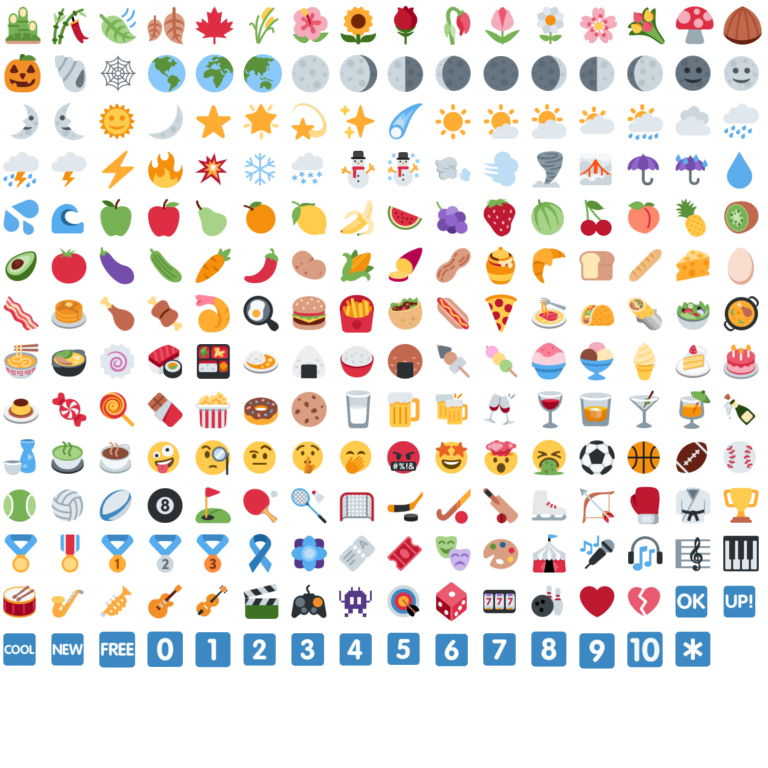
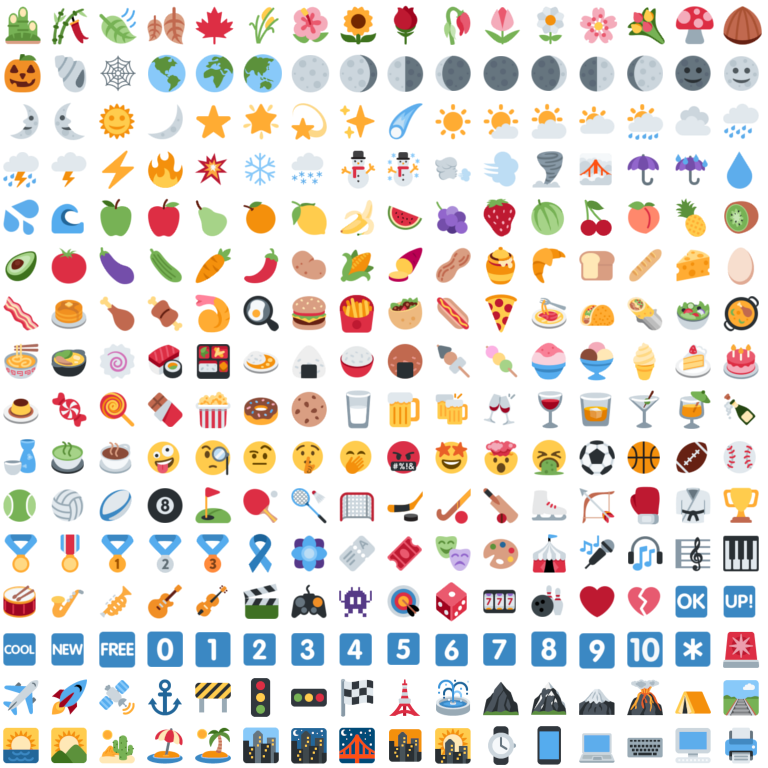
Layer changes from the first 768×768 image to the second:
added layer ":printer:" above ":desktop_computer:" over (x1=725, y1=727, x2=758, y2=764)
added layer ":desktop_computer:" above ":keyboard:" over (x1=675, y1=727, x2=711, y2=764)
added layer ":city_sunrise:" above ":bridge_at_night:" over (x1=435, y1=728, x2=471, y2=764)
added layer ":bridge_at_night:" above ":night_with_stars:" over (x1=339, y1=727, x2=375, y2=764)
added layer ":night_with_stars:" above ":cityscape:" over (x1=291, y1=728, x2=327, y2=764)
added layer ":cityscape:" above ":desert_island:" over (x1=243, y1=727, x2=279, y2=764)
added layer ":desert_island:" above ":beach_umbrella:" over (x1=195, y1=727, x2=231, y2=764)
added layer ":beach_umbrella:" above ":desert:" over (x1=147, y1=728, x2=183, y2=764)
added layer ":desert:" above ":sunrise_over_mountains:" over (x1=99, y1=729, x2=135, y2=764)
added layer ":sunrise_over_mountains:" above ":sunrise:" over (x1=51, y1=727, x2=87, y2=764)
added layer ":sunrise:" above ":railway_track:" over (x1=3, y1=727, x2=39, y2=764)
added layer ":railway_track:" above ":tent:" over (x1=723, y1=680, x2=759, y2=716)
added layer ":volcano:" above ":mount_fuji:" over (x1=627, y1=679, x2=663, y2=716)
added layer ":mountain:" above ":fountain:" over (x1=483, y1=681, x2=519, y2=716)
added layer ":fountain:" above ":tokyo_tower:" over (x1=436, y1=679, x2=471, y2=716)
added layer ":checkered_flag:" above ":traffic_light:" over (x1=340, y1=678, x2=374, y2=717)
added layer ":anchor:" above ":artificial_satellite:" over (x1=148, y1=679, x2=182, y2=716)
added layer ":artificial_satellite:" above ":rocket:" over (x1=99, y1=680, x2=135, y2=715)
added layer ":rocket:" above ":airplane:" over (x1=51, y1=679, x2=87, y2=715)
added layer ":airplane:" above ":rotating_light:" over (x1=3, y1=680, x2=39, y2=716)
added layer ":rotating_light:" above ":asterisk:" over (x1=723, y1=631, x2=760, y2=668)
…and 12 more changes (12 added)
